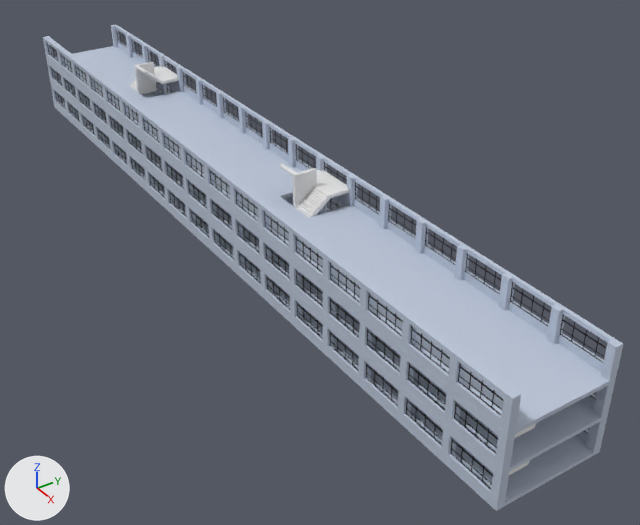
Renders of the Blender file 3dMap.blend from each side of a commit.
Rendered twice from a 50 mm lens placed at (82.4, -58.4, 50.1), pointed at (15.4, -13.8, 0.7). The axes (+X, +Y, +Z) are drawn at lower left. The lights are the same throughout. The same objects are shown in both versions, whatever each file hides.

Script lines for the objects in view, before the commit:
```python
ob_floor_s_1f = bpy.data.objects.new('floor S 1F', me_cube_015)
ob_floor_s_1f.location = (7.9, -18.8, 3.2)
ob_floor_s_2f = bpy.data.objects.new('floor S 2F', me_cube_014)
ob_floor_s_2f.location = (7.9, -18.8, 6.6)
ob_floor_s_3f = bpy.data.objects.new('floor S 3F', me_cube_013)
ob_floor_s_3f.location = (7.9, -18.8, 9.9)
ob_overwindow_s_3f_2 = bpy.data.objects.new('overWindow S 3F-2', me_立方体_104)
ob_overwindow_s_3f_2.location = (-34.1, -23.6, 12.9)
ob_pillar_s_1f = bpy.data.objects.new('pillar S 1F', me_立方体_170)
ob_pillar_s_1f.location = (-36.8, -13.9, 4.9)
ob_pillar_s_2f = bpy.data.objects.new('pillar S 2F', me_立方体_141)
ob_pillar_s_2f.location = (-36.8, -13.9, 8.2)
ob_pillar_s_3f = bpy.data.objects.new('pillar S 3F', me_立方体_101)
ob_pillar_s_3f.location = (-36.8, -13.9, 11.6)
ob_underwindow_s_1f_2 = bpy.data.objects.new('underWindow S 1F-2', me_立方体_165)
ob_underwindow_s_1f_2.location = (-34.1, -23.8, 3.8)
ob_underwindow_s_3f_2 = bpy.data.objects.new('underWindow S 3F-2', me_立方体_103)
ob_underwindow_s_3f_2.location = (-34.1, -23.9, 10.5)
# also in view: 'underWindow S 3F' at (7.9, -13.7, 10.5); 'window S 3F' at (7.9, -18.8, 11.8); 'window S 1F-2' at (7.9, -23.7, 5.1); 'overWindow S 1F-2' at (7.9, -23.6, 6.2); 'window S 2F' at (7.9, -18.8, 8.4)
```
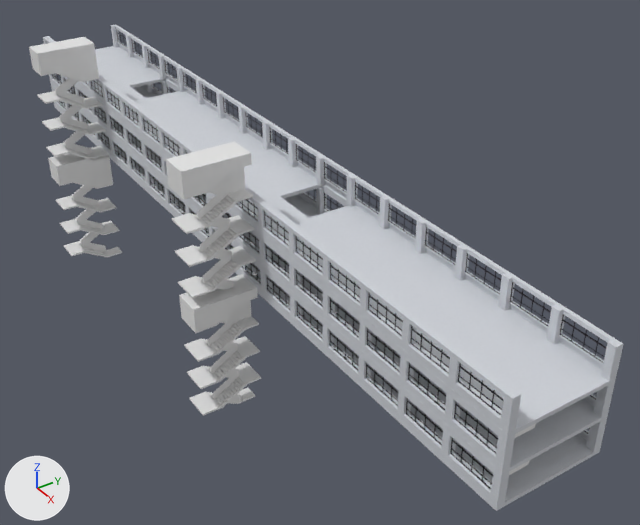
ob_center_special is not drawn itself; it is used by a modifier of ob_window_glass_s_3f, ob_window_glass_s_4f, ob_window_s_4f, ob_pillar_s_4f, ob_window_s_3f, ob_pillar_s_3f, ob_window_s_2f, ob_window_s_1f.

Patch to the scene script:
```diff
--- a/3dMap.blend.py
+++ b/3dMap.blend.py
@@ mat_concrete @@
 n5 = _N.new('ShaderNodeMix'); n5.name = 'Mix.005'
 n5.inputs[0].default_value = 1.0  # 'Factor'
-n5.inputs[7].default_value = (0.669, 0.756, 0.92, 1.0)  # 'B', white #d6e1f6
+n5.inputs[7].default_value = (0.829, 0.86, 0.92, 1.0)  # 'B', white #ebeff6
 n6 = _N.new('NodeReroute'); n6.name = 'Reroute.003'
@@ me_立方体_286 @@
-me_立方体_286.from_pydata(...)  # 646 vertices, 646 faces; spans x -2.62..2.62, y -2.44..2.44, z -1.88..1.88
+me_立方体_286.from_pydata(...)  # 462 vertices, 228 faces, 2 loose edges; spans x -1.5..1.5, y -2.44..4.31, z -8.44..6.0
+# me_立方体_286 part 1: 646 vertices removed from x -2.62..2.62, y -2.44..2.44, z -1.88..1.88; 462 vertices added at x -1.5..1.5, y -2.44..4.31, z -8.44..6.0
@@ ob_center_special @@
 ob_center_special.location = (0.0, -18.75, 3.375)
-ob_center_special.hide_set(True)  # its collection is switched off
@@ ob_underwindow_s_3f @@
-ob_underwindow_s_3f = bpy.data.objects.new('underWindow S 3F', me_立方体_102)
-ob_underwindow_s_3f.location = (-34.1, -13.7, 10.5)
+ob_underwindow_s_3f = bpy.data.objects.new('underWindow S 3F', me_立方体_007)
+ob_underwindow_s_3f.location = (-34.1, -13.8, 10.5)
 _m = ob_underwindow_s_3f.modifiers.new('配列', 'ARRAY')
@@ ob_underwindow_s_3f_2 @@
-ob_underwindow_s_3f_2 = bpy.data.objects.new('underWindow S 3F-2', me_立方体_103)
-ob_underwindow_s_3f_2.location = (-34.1, -23.9, 10.5)
+ob_underwindow_s_3f_2 = bpy.data.objects.new('underWindow S 3F-2', me_立方体_007)
+ob_underwindow_s_3f_2.location = (-34.1, -23.7, 10.5)
+ob_underwindow_s_3f_2.rotation_euler = (0.0, 0.0, 3.142)  # degrees (0, 0, 180)
 _m = ob_underwindow_s_3f_2.modifiers.new('配列', 'ARRAY')
@@ ob_underwindow_s_3f_2 @@
 _m = ob_underwindow_s_3f_2.modifiers.new('配列', 'ARRAY')
 _m.use_constant_offset = True
-_m.constant_offset_displace = (0.75, 0.0, 0.0)
+_m.constant_offset_displace = (-0.75, 0.0, 0.0)
+_m.relative_offset_displace = (-1.0, 0.0, 0.0)
@@ ob_underwindow_s_2f @@
 ob_underwindow_s_2f = bpy.data.objects.new('underWindow S 2F', me_立方体_131)
-ob_underwindow_s_2f.location = (-34.1, -13.7, 7.1)
+ob_underwindow_s_2f.location = (-34.1, -13.8, 7.1)
 _m = ob_underwindow_s_2f.modifiers.new('配列', 'ARRAY')
@@ ob_underwindow_s_2f_2 @@
-ob_underwindow_s_2f_2 = bpy.data.objects.new('underWindow S 2F-2', me_立方体_145)
-ob_underwindow_s_2f_2.location = (-34.1, -23.9, 7.1)
+ob_underwindow_s_2f_2 = bpy.data.objects.new('underWindow S 2F-2', me_立方体_007)
+ob_underwindow_s_2f_2.location = (-34.1, -23.7, 7.1)
+ob_underwindow_s_2f_2.rotation_euler = (0.0, 0.0, -3.142)  # degrees (0, 0, -180)
 _m = ob_underwindow_s_2f_2.modifiers.new('配列', 'ARRAY')
@@ ob_underwindow_s_2f_2 @@
 _m = ob_underwindow_s_2f_2.modifiers.new('配列', 'ARRAY')
 _m.use_constant_offset = True
-_m.constant_offset_displace = (0.75, 0.0, 0.0)
+_m.constant_offset_displace = (-0.75, 0.0, 0.0)
+_m.relative_offset_displace = (-1.0, 0.0, 0.0)
@@ ob_underwindow_s_1f_2 @@
-ob_underwindow_s_1f_2 = bpy.data.objects.new('underWindow S 1F-2', me_立方体_165)
-ob_underwindow_s_1f_2.location = (-34.1, -23.8, 3.8)
+ob_underwindow_s_1f_2 = bpy.data.objects.new('underWindow S 1F-2', me_立方体_007)
+ob_underwindow_s_1f_2.location = (-34.1, -23.7, 3.8)
+ob_underwindow_s_1f_2.rotation_euler = (0.0, 0.0, 3.142)  # degrees (0, 0, 180)
 _m = ob_underwindow_s_1f_2.modifiers.new('配列', 'ARRAY')
@@ ob_underwindow_s_1f_2 @@
 _m = ob_underwindow_s_1f_2.modifiers.new('配列', 'ARRAY')
 _m.use_constant_offset = True
-_m.constant_offset_displace = (0.75, 0.0, 0.0)
+_m.constant_offset_displace = (-0.75, 0.0, 0.0)
+_m.relative_offset_displace = (-1.0, 0.0, 0.0)
@@ ob_underwindow_s_1f_1_add @@
 ob_underwindow_s_1f_1_add = bpy.data.objects.new('underWindow S 1F-1-add', me_立方体_409)
-ob_underwindow_s_1f_1_add.location = (39.4, -13.7, 3.8)
+ob_underwindow_s_1f_1_add.location = (39.4, -13.8, 3.8)
 _m = ob_underwindow_s_1f_1_add.modifiers.new('配列', 'ARRAY')
@@ ob_str_s_3f @@
 ob_str_s_3f = bpy.data.objects.new('Str S 3F', me_立方体_286)
-ob_str_s_3f.location = (-18.4, -16.3, 11.6)
+ob_str_s_3f.location = (-18.4, -28.3, 11.6)
 _m = ob_str_s_3f.modifiers.new('ミラー', 'MIRROR')
@@ ob_str_s_3f @@
 _m = ob_str_s_3f.modifiers.new('ミラー', 'MIRROR')
 _m.mirror_object = ob_center_special
+_m = ob_str_s_3f.modifiers.new('配列', 'ARRAY')
+_m.use_constant_offset = True
+_m.constant_offset_displace = (0.0, 0.0, 0.375)
+_m.relative_offset_displace = (0.0, 0.0, -1.0)
```

Boxes (x1, y1, x2, y2) around the edits, measured in the pictures (640 x 525 px):
'floor S 3F', surface changed: (47, 46, 616, 438) in both
'Str S 3F', reshaped, moved, modifiers changed (142% taller): before (130, 62, 349, 218); after (29, 37, 261, 416)
'pillar S 3F', surface changed: (43, 24, 623, 434) in both
'overWindow S 3F-2', surface changed: (45, 38, 512, 397) in both
'pillar S 2F', surface changed: (47, 62, 615, 471) in both
'underWindow S 3F-2', surface changed, reshaped, moved, turned, modifiers changed: before (48, 54, 501, 428); after (77, 81, 501, 428)
'underWindow S 2F-2', surface changed, reshaped, moved, turned, modifiers changed: (51, 78, 496, 464) in both
'underWindow S 1F-2', surface changed, reshaped, moved, turned, modifiers changed: (55, 101, 491, 500) in both
'pillar S 1F', surface changed: (51, 85, 607, 507) in both
'underWindow S 3F', reshaped, moved: before (117, 41, 604, 372); after (117, 42, 604, 370)
'overWindow S 3F', surface changed: (115, 26, 615, 343) in both
'overWindow S 2F-2', surface changed: (49, 63, 499, 435) in both
'overWindow S 1F-2', surface changed: (53, 87, 494, 473) in both
'underWindow S 2F', surface changed, moved: before (152, 88, 596, 408); after (144, 85, 596, 406)
'overWindow S 2F', surface changed: (166, 82, 348, 206) in both
'underWindow S 1F-1-add', surface changed, moved: before (577, 429, 589, 442); after (579, 430, 589, 440)
